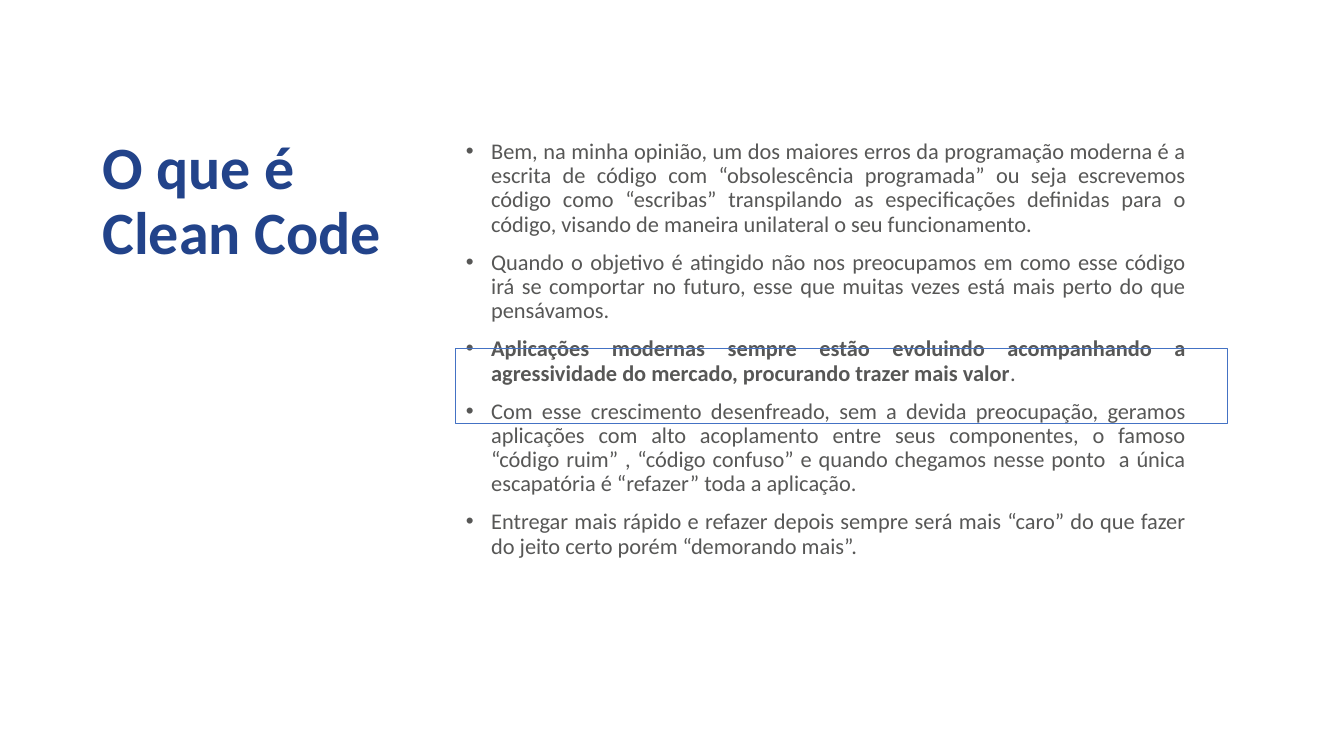
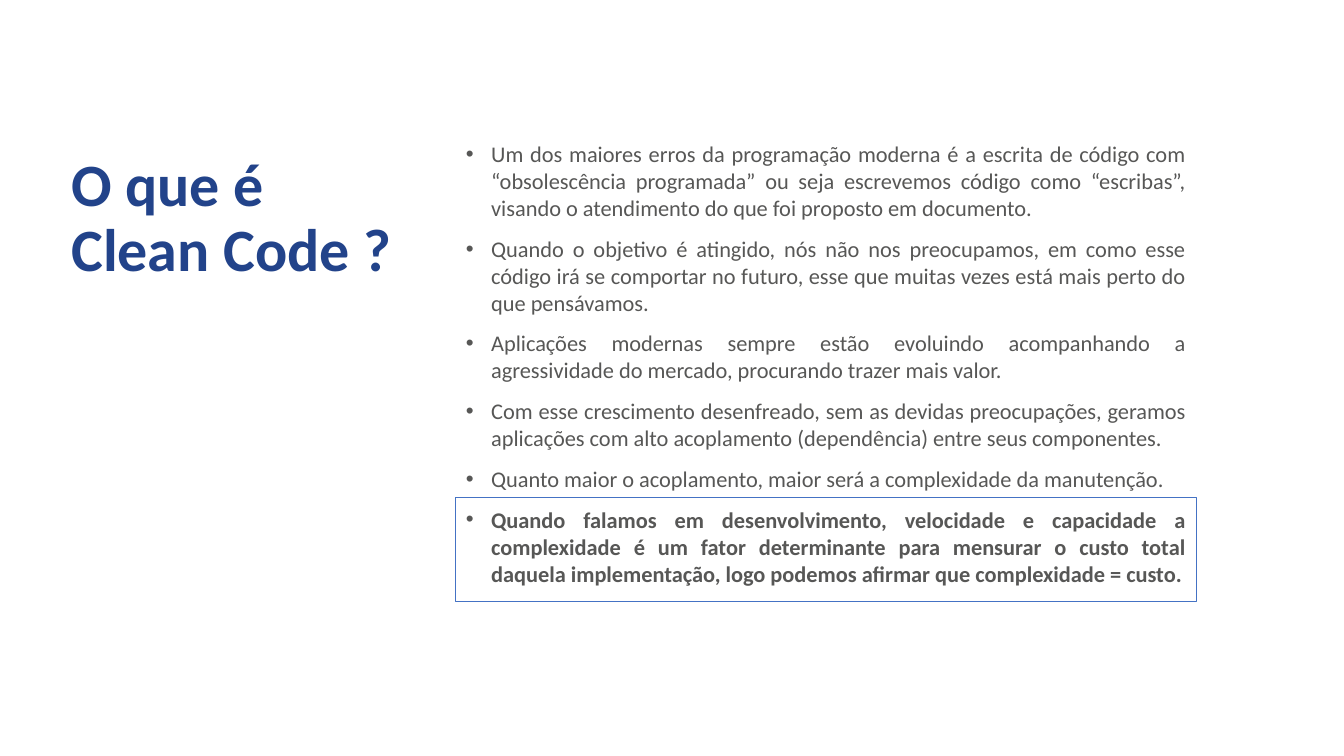
Before and after one commit to jcmdsbr/five-workshop-real-apps, a slide deck: slide 4 of docs/treinamento-estagiarios-five.pptx. Drawn at 1344x756 pixels with LibreOffice and Linux fonts; fonts in the diff are those of the drawing; background and template pictures are left out. Boxes give left, top, right and bottom in pixels: in the first picture for what was removed or moved away, otherwise in the second. Text is boxed around its words. In the diff, an @@ line names an element or a change of style, - is before the commit and + after.

```diff
--- a/docs/treinamento-estagiarios-five.pptx
+++ b/docs/treinamento-estagiarios-five.pptx
@@ text "O que é": place and size @@
-text "O que é" at (102,147,380,255)
+text "O que é" at (71,164,349,272)
@@ text at (491,146,1186,315): text changed @@
-• Bem, na minha opinião, um dos maiores erros da programação moderna é a escrita de código com “obsolescência programada” ou seja escrevemos código como “escribas” transpilando as especificações definidas para o código, visando de maneira unilateral o seu funcionamento.
-• Quando o objetivo é atingido não nos preocupamos em como esse código irá se comportar no futuro, esse que muitas vezes está mais perto do que pensávamos.
+• Um dos maiores erros da programação moderna é a escrita de código com “obsolescência programada” ou seja escrevemos código como “escribas”, visando o atendimento do que foi proposto em documento.
+• Quando o objetivo é atingido, nós não nos preocupamos, em como esse código irá se comportar no futuro, esse que muitas vezes está mais perto do que pensávamos.
@@ text at (71,229,349,272): text changed @@
-Clean Code
+Clean Code ?
@@ text at (491,335,1150,382): bold off in "Aplicações modernas sempre estão evoluindo acompanhando a ..."; line spacing 0.9 to 1 @@
@@ text at (491,403,1186,586): text changed @@
-• Com esse crescimento desenfreado, sem a devida preocupação, geramos aplicações com alto acoplamento entre seus componentes, o famoso “código ruim” , “código confuso” e quando chegamos nesse ponto a única escapatória é “refazer” toda a aplicação.
-• Entregar mais rápido e refazer depois sempre será mais “caro” do que fazer do jeito certo porém “demorando mais”.
+• Com esse crescimento desenfreado, sem as devidas preocupações, geramos aplicações com alto acoplamento (dependência) entre seus componentes.
+• Quanto maior o acoplamento, maior será a complexidade da manutenção.
+• Quando falamos em desenvolvimento, velocidade e capacidade a complexidade é um fator determinante para mensurar o custo total daquela implementação, logo podemos afirmar que complexidade = custo.
@@ rectangle: place and size @@
-rectangle at (456,348,1228,423)
+rectangle at (456,497,1196,602)
```
Also in this commit, not shown: 10 other slides changed, 9 slides added, 7 slides removed, 1 other file.
